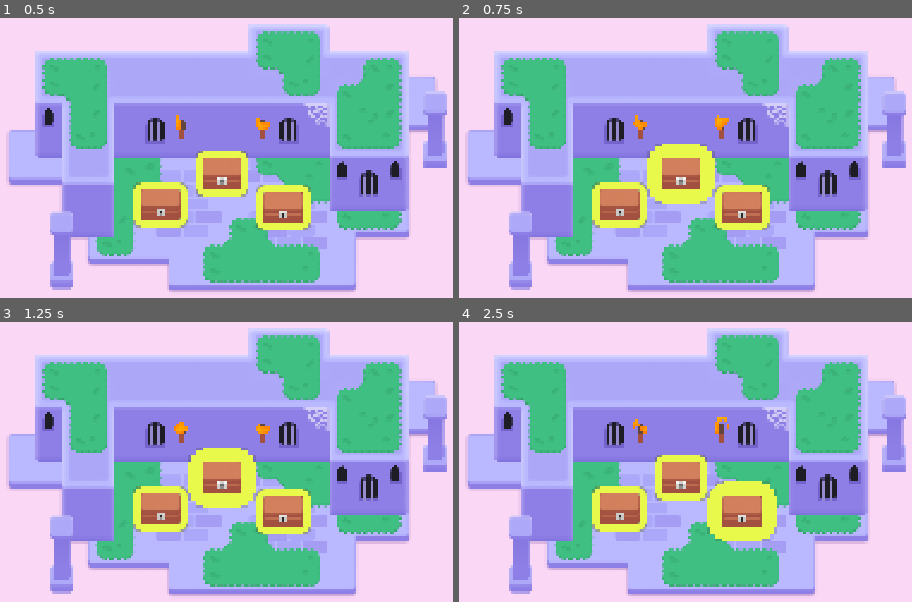
Above: before the commit, frames 1-4 (two rows, left to right).
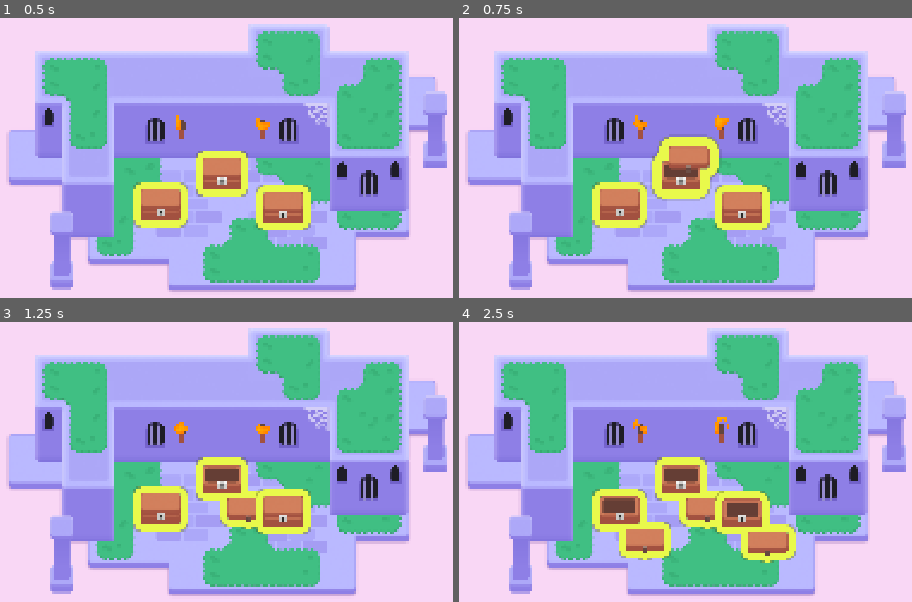
Above: after the commit, the same moments.

Repository: seremo17/M6Looting
Game: Godot game, scene res://lessons/mini_dungeon.tscn
The game is run twice, just before and just after one commit, with the same random seed, the same clock (stepped at 60 frames per second) and the same inputs.
Inputs (mouse positions are in pixels of both pictures, inside the frame that each line leads up to):
- Up to frame 1 (0.5 s): no input
- Up to frame 2 (0.75 s): tap Enter at 0.5 s; move the mouse to (680, 174) at 0.52 s; hold D (move_right) from 0.53 s (still down); tap Z at 0.6 s; click (680, 174) at 0.67 s
- Up to frame 3 (1.25 s): keep holding D (move_right); tap Space at 0.77 s
- Up to frame 4 (2.5 s): move the mouse to (617, 509) at 1.27 s; release D (move_right) at 1.28 s; hold S (move_down) 1.28-2.03 s; tap Z at 1.35, 2.1 s; click (617, 509) at 1.42 s; tap Space at 1.52 s; move the mouse to (739, 512) at 2.02 s; hold D (move_right) from 2.03 s (still down); click (739, 512) at 2.17 s

Frame 1 is identical in both runs. In frame 2, 2.1% of the frame differs, in the area x 41-59%, y 41-67%; in frame 3, 2.5%; in frame 4, 6.2%, in the area x 29-75%, y 47-87%.

Commit message:
M6L5 Completed
M6L5 Completed

Diff:
--- a/lessons/chest/chest.gd
+++ b/lessons/chest/chest.gd
@@ -1,7 +1,7 @@
 extends Area2D
 
 @onready var canvas_group: CanvasGroup = $CanvasGroup
-
+@onready var animation_player: AnimationPlayer = $AnimationPlayer
 func _ready() -> void:
 	mouse_entered.connect(_on_mouse_entered)
 	mouse_exited.connect(_on_mouse_exited)
@@ -19,3 +19,20 @@
 func _on_mouse_exited() -> void:
 	var tween := create_tween()
 	tween.tween_method(set_outline_thickness, 6.0, 3.0, 0.08)
+
+func _input_event(viewport: Viewport, event: InputEvent, shape_index: int):
+	var event_is_mouse_click: bool = (
+		event is InputEventMouseButton and
+		event.button_index == MOUSE_BUTTON_LEFT and
+		event.is_pressed()
+	)
+
+	if event_is_mouse_click:
+		open()
+
+func open() -> void:
+	animation_player.play("open")
+
+
+
+	input_pickable= false
--- a/lessons/chest/chest.tscn
+++ b/lessons/chest/chest.tscn
@@ -16,21 +16,6 @@
 shader_parameter/line_thickness = 4.0
 shader_parameter/viewport_scale = Vector2(1, 1)
 
-[sub_resource type="Animation" id="Animation_65g6b"]
-resource_name = "open"
-tracks/0/type = "value"
-tracks/0/imported = false
-tracks/0/enabled = true
-tracks/0/path = NodePath("CanvasGroup/Top:position")
-tracks/0/interp = 1
-tracks/0/loop_wrap = true
-tracks/0/keys = {
-"times": PackedFloat32Array(0, 0.10085),
-"transitions": PackedFloat32Array(1, 1),
-"update": 0,
-"values": [Vector2(0, -11), Vector2(121, -58)]
-}
-
 [sub_resource type="Animation" id="Animation_4q7cj"]
 length = 0.001
 tracks/0/type = "value"
@@ -44,6 +29,21 @@
 "transitions": PackedFloat32Array(1),
 "update": 0,
 "values": [Vector2(0, -11)]
+}
+
+[sub_resource type="Animation" id="Animation_65g6b"]
+resource_name = "open"
+tracks/0/type = "value"
+tracks/0/imported = false
+tracks/0/enabled = true
+tracks/0/path = NodePath("CanvasGroup/Top:position")
+tracks/0/interp = 1
+tracks/0/loop_wrap = true
+tracks/0/keys = {
+"times": PackedFloat32Array(0, 0.100438364, 0.2004651),
+"transitions": PackedFloat32Array(1, 1, 1),
+"update": 0,
+"values": [Vector2(0, -11), Vector2(37, -66), Vector2(61, 74)]
 }
 
 [sub_resource type="AnimationLibrary" id="AnimationLibrary_1dn1d"]
